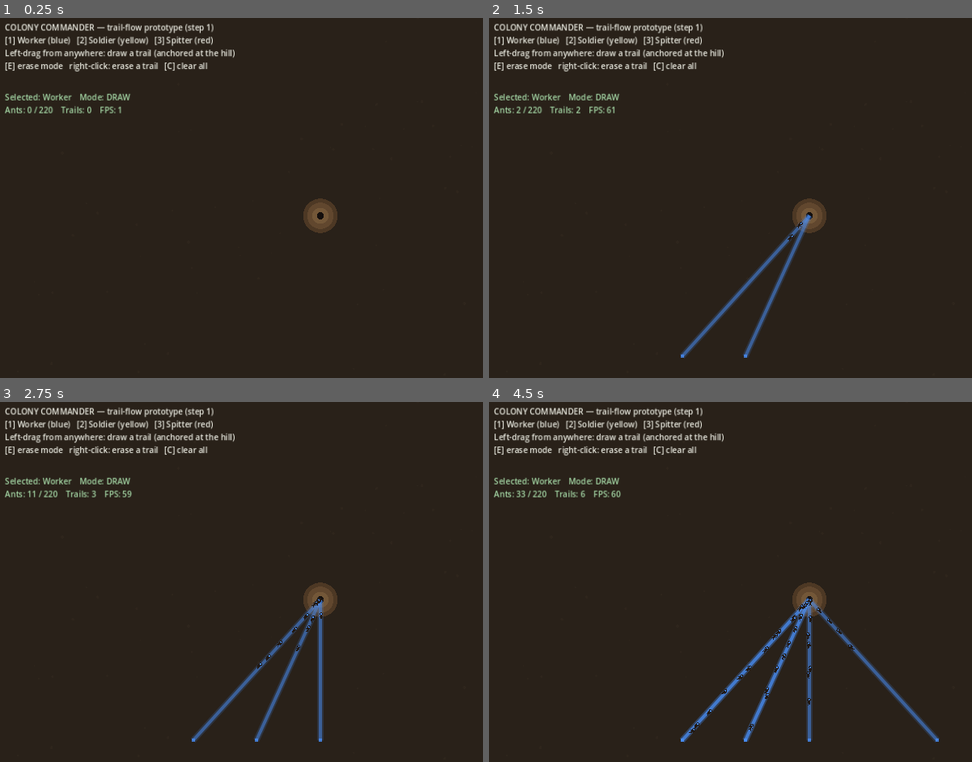
Above: before the commit, frames 1-4 (two rows, left to right).
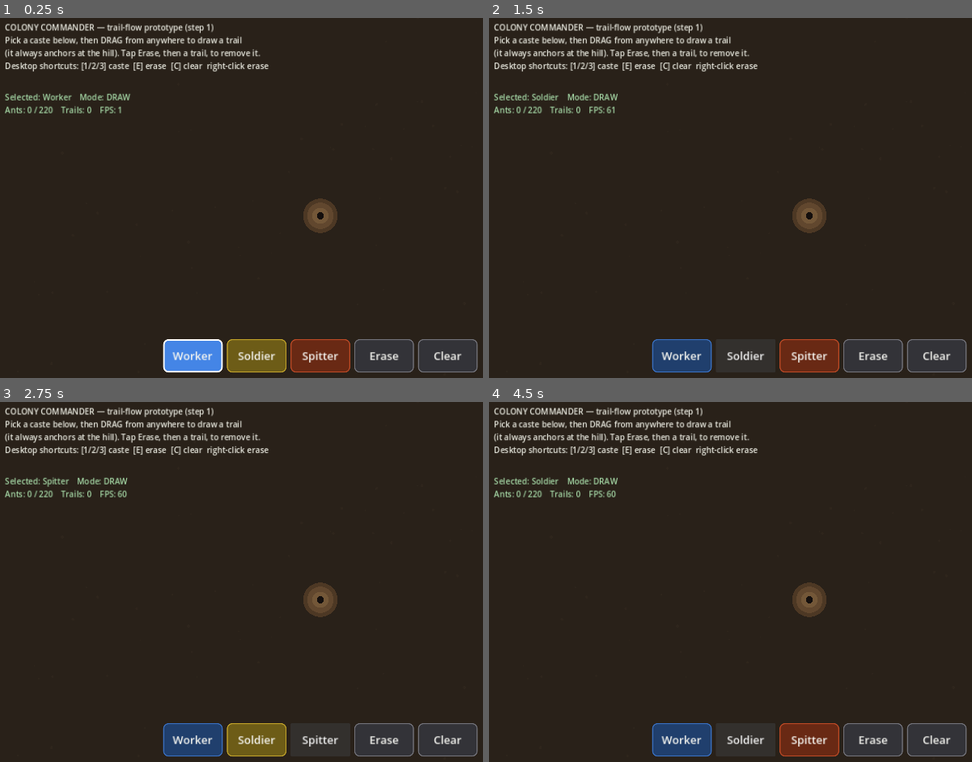
Above: after the commit, the same moments.

Repository: getarsenal/colony-commander
Game: Godot game, scene res://scenes/Main.tscn
Same seed, same stepped clock (60 frames per second), same inputs: the game is played once before the commit and once after it.
Inputs (mouse positions are in pixels of both pictures, inside the frame that each line leads up to):
- Up to frame 1 (0.25 s): no input
- Up to frame 2 (1.5 s): click (682, 356) at 0.5 s, where only the run after the commit has a clickable "Worker"; click (744, 356) at 1.25 s, where only the run after the commit has a clickable "Soldier"
- Up to frame 3 (2.75 s): click (318, 740) at 2 s, where only the run after the commit has a clickable "Spitter"
- Up to frame 4 (4.5 s): click (938, 740) at 2.75 s, where only the run after the commit has a clickable "Clear"; click (682, 740) at 3.5 s, where only the run after the commit has a clickable "Worker"; click (744, 740) at 4.25 s, where only the run after the commit has a clickable "Soldier"

The runs differ from the first frame. In frame 1, 7.6% of the frame differs, in the area x 1-99%, y 4-99%; in frame 2, 7.9%; in frame 3, 8.5%; in frame 4, 8.9%.

Commit message:
Add mobile touch controls + web build/deploy pipeline
Colony Commander targets mobile, so make the prototype playable by touch and
shippable to a phone browser:

- Add on-screen touch controls (ui/touch_controls.gd): finger-sized caste /
  erase / clear button bar, since phones have no keyboard. Drag-to-draw already
  works via emulate-mouse-from-touch.
- Refactor TrailDrawer to a shared public command surface (set_caste /
  toggle_erase / clear_all) used by both keyboard and the touch UI.
- Add a Godot 4.3 Web (HTML5) export preset with thread support disabled so the
  build runs on GitHub Pages without COOP/COEP headers.
- Add a GitHub Actions workflow that exports the web build and deploys it to
  GitHub Pages on every push to main.
- Update README with phone-testing instructions and the file map.

Validated headlessly (scripts parse) and exported the web build locally with
Godot 4.3 before wiring CI.

https://claude.ai/code/session_011hkUGhTeefueTvzyEjhAPX

Diff:
--- a/scenes/main.gd
+++ b/scenes/main.gd
@@ -14,6 +14,7 @@
 var colony: Colony
 var trail_container: Node2D
 var trail_drawer: TrailDrawer
+var touch_controls: TouchControls
 
 var _info_label: Label
 var _stats_label: Label
@@ -47,6 +48,12 @@
 	trail_drawer.hill_pos = hill_pos
 	add_child(trail_drawer)
 
+	# --- on-screen controls for touch (mobile/web is the target platform) ---
+	touch_controls = TouchControls.new()
+	touch_controls.name = "TouchControls"
+	touch_controls.drawer = trail_drawer
+	add_child(touch_controls)
+
 	_build_hud()
 	queue_redraw()
 
@@ -68,9 +75,9 @@
 	if _info_label == null:
 		return
 	_info_label.text = "COLONY COMMANDER — trail-flow prototype (step 1)\n" \
-		+ "[1] Worker (blue)   [2] Soldier (yellow)   [3] Spitter (red)\n" \
-		+ "Left-drag from anywhere: draw a trail (anchored at the hill)\n" \
-		+ "[E] erase mode   right-click: erase a trail   [C] clear all"
+		+ "Pick a caste below, then DRAG from anywhere to draw a trail\n" \
+		+ "(it always anchors at the hill). Tap Erase, then a trail, to remove it.\n" \
+		+ "Desktop shortcuts: [1/2/3] caste  [E] erase  [C] clear  right-click erase"
 
 	var mode := "ERASE" if trail_drawer.erase_mode else "DRAW"
 	_stats_label.text = "Selected: %s    Mode: %s\nAnts: %d / %d    Trails: %d    FPS: %d" % [
--- a/sim/trail_drawer.gd
+++ b/sim/trail_drawer.gd
@@ -42,15 +42,31 @@
 func _handle_key(keycode: int) -> void:
 	match keycode:
 		KEY_1:
-			current_type = AntTypes.Type.WORKER
+			set_caste(AntTypes.Type.WORKER)
 		KEY_2:
-			current_type = AntTypes.Type.SOLDIER
+			set_caste(AntTypes.Type.SOLDIER)
 		KEY_3:
-			current_type = AntTypes.Type.SPITTER
+			set_caste(AntTypes.Type.SPITTER)
 		KEY_E:
-			erase_mode = not erase_mode
+			toggle_erase()
 		KEY_C:
-			_clear_all()
+			clear_all()
+
+# --- public command surface (shared by keyboard + on-screen touch controls) ---
+
+func set_caste(type: int) -> void:
+	current_type = type
+	# Picking a caste is a drawing action; leave erase mode so the next drag draws.
+	erase_mode = false
+
+func toggle_erase() -> void:
+	erase_mode = not erase_mode
+
+func set_erase(on: bool) -> void:
+	erase_mode = on
+
+func clear_all() -> void:
+	_clear_all()
 
 func _on_press(world_pos: Vector2) -> void:
 	if erase_mode:
--- /dev/null
+++ b/ui/touch_controls.gd
@@ -0,0 +1,110 @@
+## On-screen touch controls for mobile / web (the target platform has no keyboard).
+##
+## Phones can't press 1/2/3/E/C, so this draws a finger-sized button bar along the
+## bottom of the screen that drives the same TrailDrawer command surface the
+## keyboard does (set_caste / toggle_erase / clear_all). Drag-to-draw already works
+## on touch via the project's emulate-mouse-from-touch, so trails need no buttons.
+##
+## Built entirely from code (like the rest of the slice) and parented to a
+## CanvasLayer so it floats above the world and doesn't scroll with it.
+class_name TouchControls
+extends CanvasLayer
+
+const BTN_SIZE := Vector2(118, 66)   # generous tap targets (>= ~44pt)
+const GAP := 8                       # px between buttons
+const MARGIN := 14                   # px from the bottom screen edge
+const FONT_SIZE := 22
+
+var drawer: TrailDrawer
+
+var _bar: HBoxContainer
+var _caste_buttons := {}             # AntTypes.Type -> Button
+var _erase_button: Button
+# cached styleboxes so per-frame highlight swaps never allocate
+var _caste_style := {}               # type -> { "on": StyleBoxFlat, "off": StyleBoxFlat }
+var _erase_on: StyleBoxFlat
+var _erase_off: StyleBoxFlat
+
+func _ready() -> void:
+	layer = 5  # above the world's CanvasLayer HUD text underlay
+	_bar = HBoxContainer.new()
+	_bar.add_theme_constant_override("separation", GAP)
+	add_child(_bar)
+
+	for t in [AntTypes.Type.WORKER, AntTypes.Type.SOLDIER, AntTypes.Type.SPITTER]:
+		var col: Color = AntTypes.color_of(t)
+		var b := _make_button(AntTypes.name_of(t))
+		_caste_style[t] = {
+			"off": _stylebox(col.darkened(0.55), col.darkened(0.2), 2),
+			"on": _stylebox(col.darkened(0.05), Color.WHITE, 3),
+		}
+		b.pressed.connect(_on_caste.bind(t))
+		_caste_buttons[t] = b
+		_bar.add_child(b)
+
+	var erase_col := Color(0.85, 0.45, 0.20)
+	_erase_off = _stylebox(Color(0.20, 0.20, 0.22), Color(0.45, 0.45, 0.48), 2)
+	_erase_on = _stylebox(erase_col.darkened(0.05), Color.WHITE, 3)
+	_erase_button = _make_button("Erase")
+	_erase_button.pressed.connect(_on_erase)
+	_bar.add_child(_erase_button)
+
+	var clear_btn := _make_button("Clear")
+	clear_btn.add_theme_stylebox_override("normal",
+		_stylebox(Color(0.20, 0.20, 0.22), Color(0.45, 0.45, 0.48), 2))
+	clear_btn.pressed.connect(_on_clear)
+	_bar.add_child(clear_btn)
+
+func _process(_delta: float) -> void:
+	if drawer == null:
+		return
+	_reposition()
+	_update_highlights()
+
+# --- button callbacks ---------------------------------------------------------
+
+func _on_caste(type: int) -> void:
+	drawer.set_caste(type)
+
+func _on_erase() -> void:
+	drawer.toggle_erase()
+
+func _on_clear() -> void:
+	drawer.clear_all()
+
+# --- layout + visual state ----------------------------------------------------
+
+func _reposition() -> void:
+	# Centre the bar along the bottom; recompute against the live viewport so it
+	# tracks browser-window / device rotation resizes.
+	var vp := get_viewport().get_visible_rect().size
+	_bar.size = _bar.get_combined_minimum_size()
+	_bar.position = Vector2((vp.x - _bar.size.x) * 0.5, vp.y - _bar.size.y - MARGIN)
+
+func _update_highlights() -> void:
+	for t in _caste_buttons:
+		var selected: bool = not drawer.erase_mode and drawer.current_type == t
+		var style: StyleBoxFlat = _caste_style[t]["on" if selected else "off"]
+		_caste_buttons[t].add_theme_stylebox_override("normal", style)
+	_erase_button.add_theme_stylebox_override("normal",
+		_erase_on if drawer.erase_mode else _erase_off)
+
+# --- builders -----------------------------------------------------------------
+
+func _make_button(text: String) -> Button:
+	var b := Button.new()
+	b.text = text
+	b.custom_minimum_size = BTN_SIZE
+	b.focus_mode = Control.FOCUS_NONE   # no keyboard-focus ring on a touch UI
+	b.add_theme_font_size_override("font_size", FONT_SIZE)
+	b.add_theme_color_override("font_color", Color(0.96, 0.96, 0.94))
+	return b
+
+func _stylebox(bg: Color, border: Color, border_w: int) -> StyleBoxFlat:
+	var sb := StyleBoxFlat.new()
+	sb.bg_color = bg
+	sb.set_border_width_all(border_w)
+	sb.border_color = border
+	sb.set_corner_radius_all(10)
+	sb.set_content_margin_all(6)
+	return sb
Not shown, added: export_presets.cfg
Not shown, added: .github/workflows/deploy-web.yml
Not shown, changed: README.md
